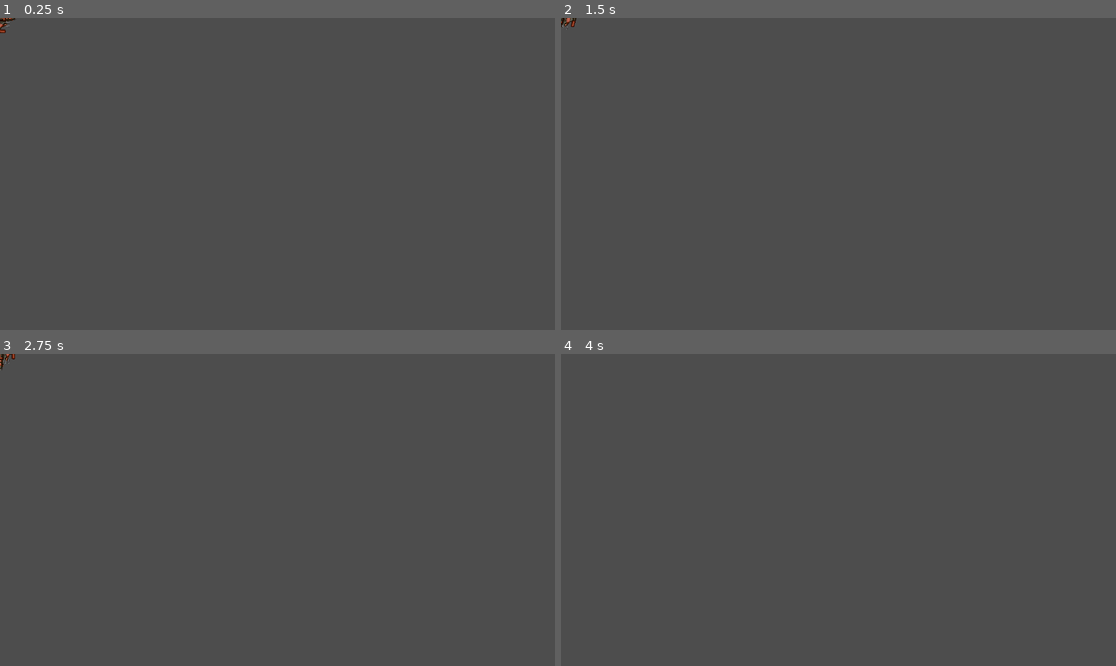
Above: before the commit, frames 1-4 (two rows, left to right).
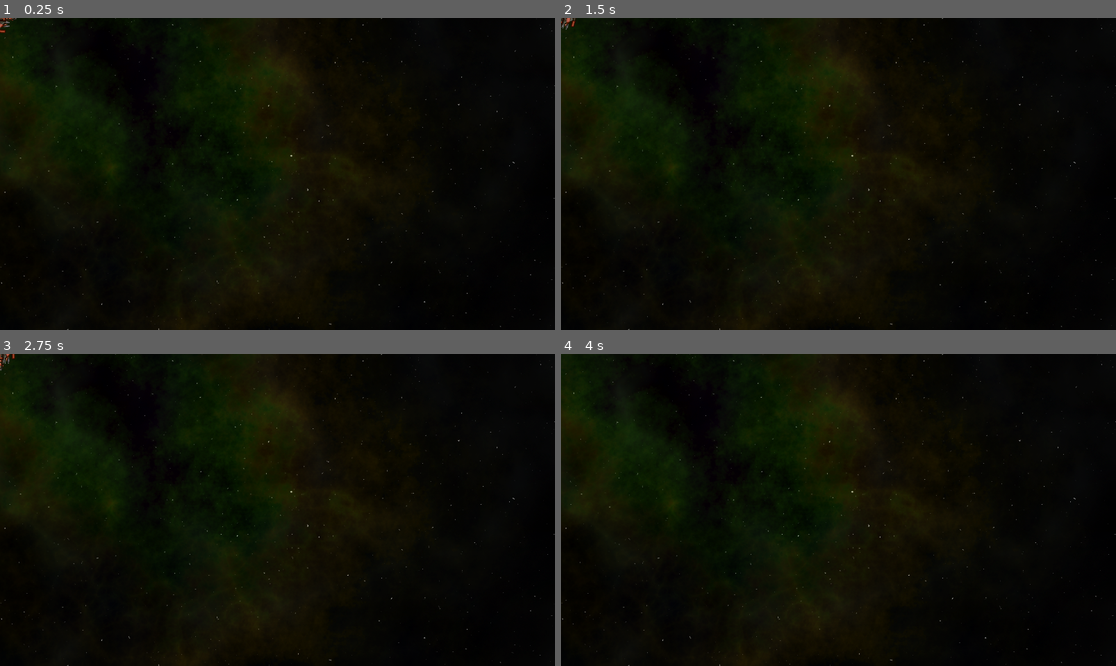
Above: after the commit, the same moments.

Repository: Pepice23/Pepis_Space_Shooter
Game: Godot game, scene res://main.tscn
Two runs of this game, one before a commit and one after it. Both use one fixed random seed, a clock stepped at 60 frames per second and the inputs below. Before the commit the project starts from res://player/player.tscn.
Inputs:
- Up to frame 1 (0.25 s): no input
- Up to frame 2 (1.5 s): tap Enter at 0.5 s; hold D (rotate_right) 0.53-1.28 s; tap Space at 1.25 s; hold A (rotate_left) from 1.28 s (still down)
- Up to frame 3 (2.75 s): release A (rotate_left) at 2.03 s; hold D (rotate_right) from 2.03 s (still down)
- Up to frame 4 (4 s): tap Enter at 2.75 s; release D (rotate_right) at 2.78 s; hold W (thrust) 2.78-3.53 s; tap Space at 3.5 s; hold A (rotate_left) from 3.53 s (still down)

The runs differ from the first frame. In frame 1, 100% of the frame differs, in the area x 0-100%, y 0-100%; in frame 2, 100%; in frame 3, 100%; in frame 4, 100%.

Commit message:
added the Main scene

Diff:
--- /dev/null
+++ b/main.tscn
@@ -0,0 +1,12 @@
+[gd_scene load_steps=3 format=3 uid="uid://bcg403kfjo067"]
+
+[ext_resource type="Texture2D" uid="uid://c8ponghbxd8p5" path="res://assets/space_background.png" id="1_2jfeq"]
+[ext_resource type="PackedScene" uid="uid://uh85tpsomfot" path="res://player/player.tscn" id="2_5lv4r"]
+
+[node name="Main" type="Node"]
+
+[node name="Background" type="Sprite2D" parent="."]
+position = Vector2(195, 115)
+texture = ExtResource("1_2jfeq")
+
+[node name="Player" parent="." instance=ExtResource("2_5lv4r")]
--- a/project.godot
+++ b/project.godot
@@ -11,7 +11,7 @@
 [application]
 
 config/name="Pepis_Space_Shooter"
-run/main_scene="res://player/player.tscn"
+run/main_scene="res://main.tscn"
 config/features=PackedStringArray("4.1", "Forward Plus")
 config/icon="res://icon.svg"
 
